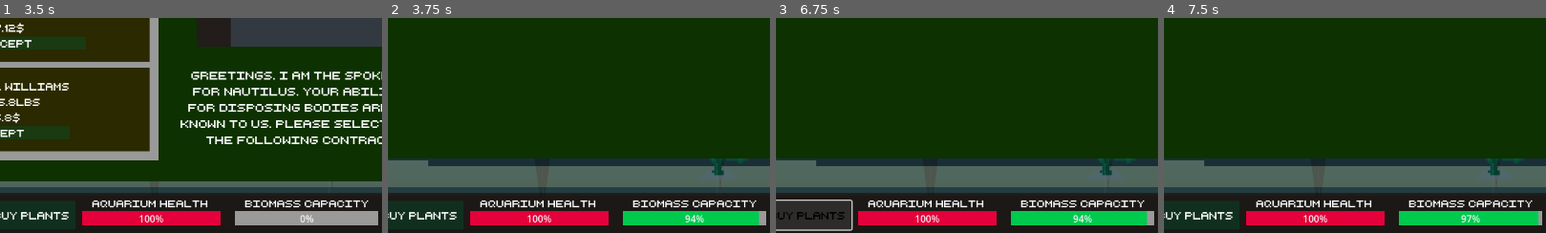
Above: before the commit, frames 1-4 (left to right).
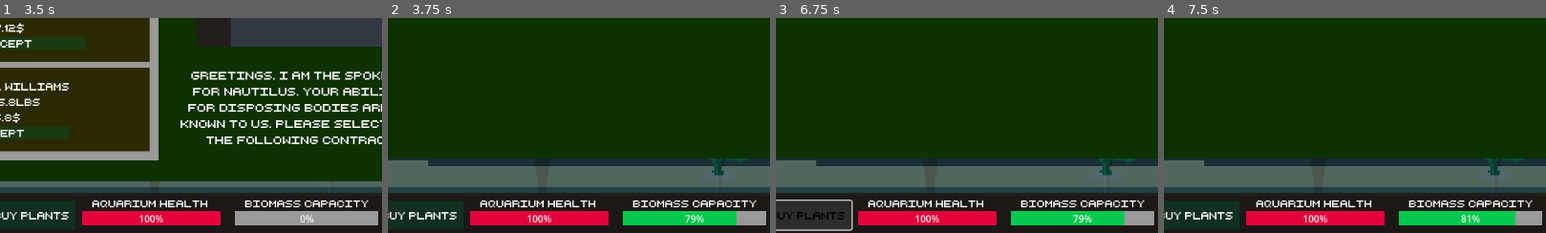
Above: after the commit, the same moments.

Repository: adrientremblay/ld56
Game: Godot game, scene res://scenes/game_screen.tscn
The game is run twice, just before and just after one commit, with the same random seed, the same clock (stepped at 60 frames per second) and the same inputs.
Inputs:
- Up to frame 1 (3.5 s): click "Buy Creatures" at 0.5 s; click "Buy Plants" at 1.25 s; click "Buy Stem Plant (15$)" at 2 s; click "buy snail (5$)" at 2.75 s
- Up to frame 2 (3.75 s): click "Accept" at 3.5 s
- Up to frame 3 (6.75 s): click "Buy Items" at 4.25 s; click "Buy Creatures" at 5 s; click "Buy Fish (10$)" at 5.75 s; click "Buy Plants" at 6.5 s
- Up to frame 4 (7.5 s): click "buy snail (5$)" at 7.25 s
The pictures show only the part of the screen within x 30-80%, y 50-100%; the shares and areas given below are measured in that part.

Frame 1 is identical in both runs. In frame 2, 0.5% of the frame differs, in the area x 77-98%, y 89-97%; in frame 3, 0.5%; in frame 4, 0.5%.

Commit message:
Buying plants increases the biomass capacity

Diff:
--- a/scenes/game_screen.gd
+++ b/scenes/game_screen.gd
@@ -156,6 +156,8 @@
 
 
 func _on_buy_stem_plant_pressed() -> void:
+	biomass_capacity += 20
+
 	var new_plant = plantScene.instantiate()
 	new_plant.global_position = Vector2(137 + (randf() * 966), 507 - (randf()*31))
 	$Aquarium/Plants.add_child(new_plant)
